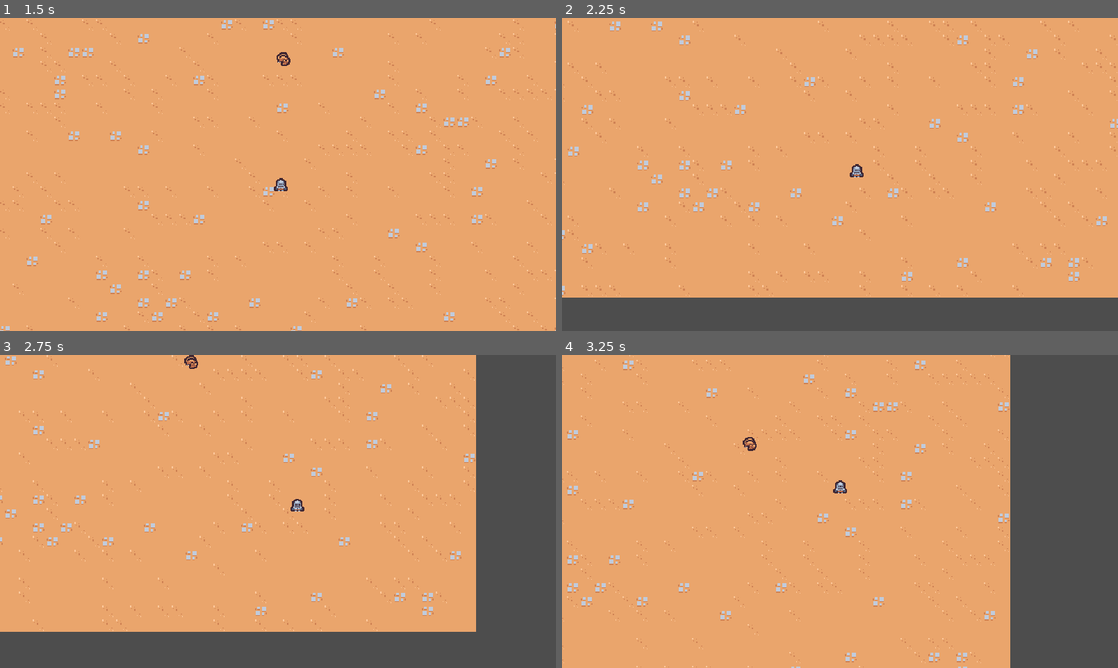
Above: before the commit, frames 1-4 (two rows, left to right).
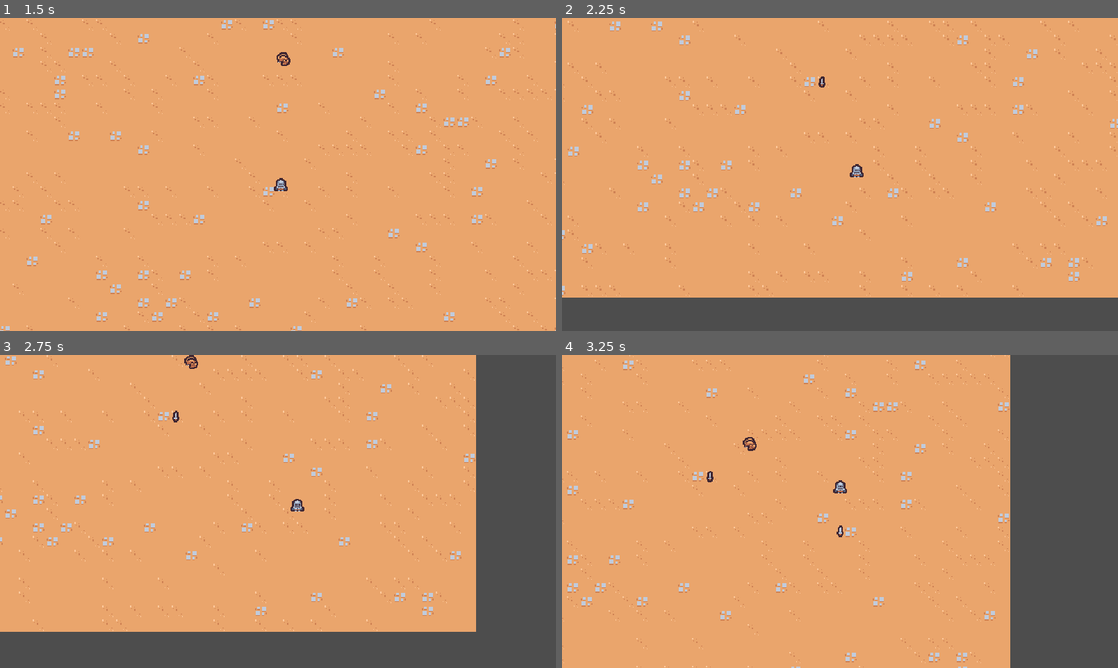
Above: after the commit, the same moments.

Repository: jrenato/dungeon_survival
Game: Godot game, scene res://src/world/levels/level.tscn
The game is run twice, just before and just after one commit, with the same random seed, the same clock (stepped at 60 frames per second) and the same inputs.
Inputs:
- Up to frame 1 (1.5 s): hold D (move_right) 0.53-1.28 s; hold S (move_down) from 1.28 s (still down)
- Up to frame 2 (2.25 s): release S (move_down) at 2.03 s; hold D (move_right) from 2.03 s (still down)
- Up to frame 3 (2.75 s): keep holding D (move_right)
- Up to frame 4 (3.25 s): release D (move_right) at 2.78 s; hold W (move_up) from 2.78 s (still down)

Frame 1 is identical in both runs. In frame 2, less than 0.1% of the frame differs, in the area x 46-48%, y 18-23%; in frame 3, less than 0.1%; in frame 4, less than 0.1%, in the area x 26-51%, y 37-59%.

Commit message:
Added ability basic layout

Diff:
--- /dev/null
+++ b/src/abilities/controllers/dagger_ability_controller.gd
@@ -0,0 +1,19 @@
+extends Node
+
+
+@export var dagger_ability : PackedScene
+
+
+func _ready() -> void:
+	# Right click and select "Access as Unique Name" to access a node using %
+	%Timer.timeout.connect(_on_timer_timeout)
+
+
+func _on_timer_timeout() -> void:
+	var player = get_tree().get_first_node_in_group("player") as Player
+	if player == null:
+		return
+
+	var dagger_instance : Node2D = dagger_ability.instantiate() as Node2D
+	player.get_parent().add_child(dagger_instance)
+	dagger_instance.global_position = player.global_position
--- /dev/null
+++ b/src/abilities/controllers/dagger_ability_controller.tscn
@@ -0,0 +1,13 @@
+[gd_scene load_steps=3 format=3 uid="uid://culkjmk8a3grb"]
+
+[ext_resource type="Script" path="res://src/abilities/controllers/dagger_ability_controller.gd" id="1_xikgq"]
+[ext_resource type="PackedScene" uid="uid://kcdtl1cptnv1" path="res://src/abilities/dagger_ability.tscn" id="2_3yfj3"]
+
+[node name="DaggerAbilityController" type="Node"]
+script = ExtResource("1_xikgq")
+dagger_ability = ExtResource("2_3yfj3")
+
+[node name="Timer" type="Timer" parent="."]
+unique_name_in_owner = true
+wait_time = 1.5
+autostart = true
--- /dev/null
+++ b/src/abilities/dagger_ability.tscn
@@ -0,0 +1,11 @@
+[gd_scene load_steps=2 format=3 uid="uid://kcdtl1cptnv1"]
+
+[ext_resource type="Texture2D" uid="uid://uia4n6n1pr6s" path="res://assets/tilemaps/tilemap_packed.png" id="1_gxis5"]
+
+[node name="DaggerAbility" type="Node2D"]
+
+[node name="Sprite2D" type="Sprite2D" parent="."]
+position = Vector2(0, -3)
+texture = ExtResource("1_gxis5")
+region_enabled = true
+region_rect = Rect2(112, 128, 16, 16)
--- a/src/enemies/enemy.gd
+++ b/src/enemies/enemy.gd
@@ -12,9 +12,8 @@
 
 
 func get_direction_to_player() -> Vector2:
-	var player_node = get_tree().get_first_node_in_group("player") as Player
-
-	if player_node != null:
-		return (player_node.global_position - global_position).normalized()
+	var player = get_tree().get_first_node_in_group("player") as Player
+	if player != null:
+		return (player.global_position - global_position).normalized()
 
 	return Vector2.ZERO
--- a/src/player/player.tscn
+++ b/src/player/player.tscn
@@ -1,6 +1,7 @@
-[gd_scene load_steps=4 format=3 uid="uid://cefhlogl5vpdx"]
+[gd_scene load_steps=5 format=3 uid="uid://cefhlogl5vpdx"]
 
 [ext_resource type="Script" path="res://src/player/player.gd" id="1_en7q2"]
+[ext_resource type="PackedScene" uid="uid://culkjmk8a3grb" path="res://src/abilities/controllers/dagger_ability_controller.tscn" id="2_m4gf6"]
 [ext_resource type="Texture2D" uid="uid://uia4n6n1pr6s" path="res://assets/tilemaps/tilemap_packed.png" id="2_mi5uo"]
 
 [sub_resource type="CircleShape2D" id="CircleShape2D_m1tpd"]
@@ -9,6 +10,10 @@
 [node name="Player" type="CharacterBody2D" groups=["player"]]
 collision_layer = 0
 script = ExtResource("1_en7q2")
+
+[node name="AbilityManager" type="Node" parent="."]
+
+[node name="DaggerAbilityController" parent="AbilityManager" instance=ExtResource("2_m4gf6")]
 
 [node name="Sprite2D" type="Sprite2D" parent="."]
 position = Vector2(0, -8)
